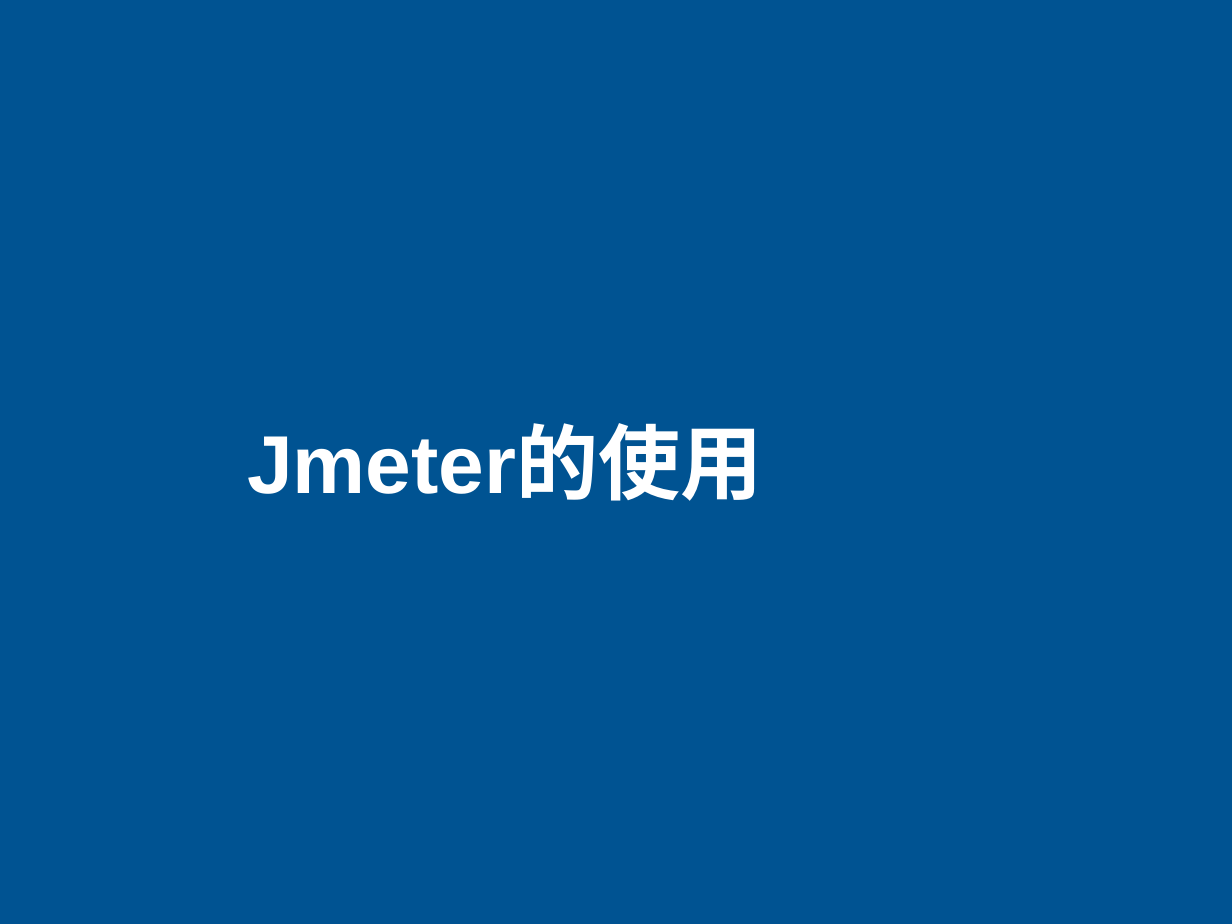
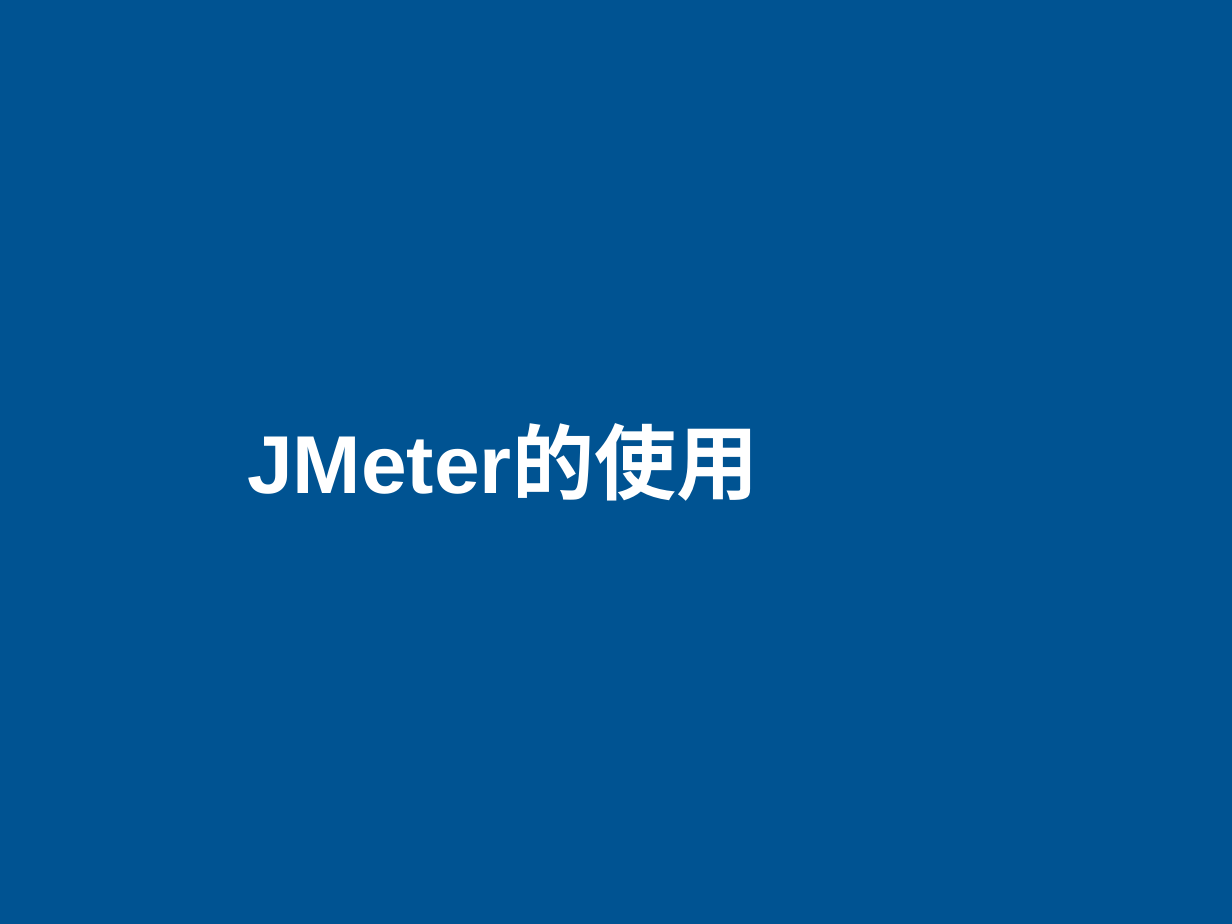
Before and after one commit to lihuanzhen/load-testing, a slide deck: slide 1 of 21 Jmeter的使用.pptx. Drawn at 1232x924 pixels with LibreOffice and Linux fonts; fonts in the diff are those of the drawing. Boxes give left, top, right and bottom in pixels: in the first picture for what was removed or moved away, otherwise in the second. Text is boxed around its words. In the diff, an @@ line names an element or a change of style, - is before the commit and + after.

```diff
--- a/21 Jmeter的使用.pptx
+++ b/21 Jmeter的使用.pptx
@@ text at [247,428,758,501]: text changed @@
-Jmeter的使用
+JMeter的使用
```
Also in this commit, not shown: 12 other slides changed, 7 slides added, 1 other file.
